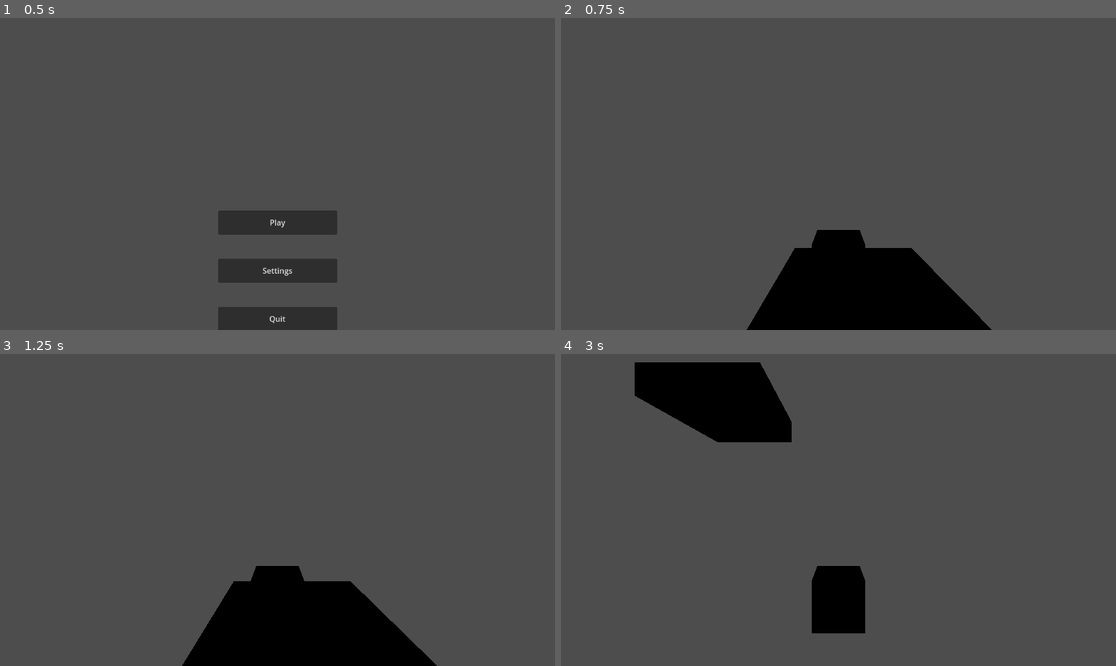
Above: before the commit, frames 1-4 (two rows, left to right).
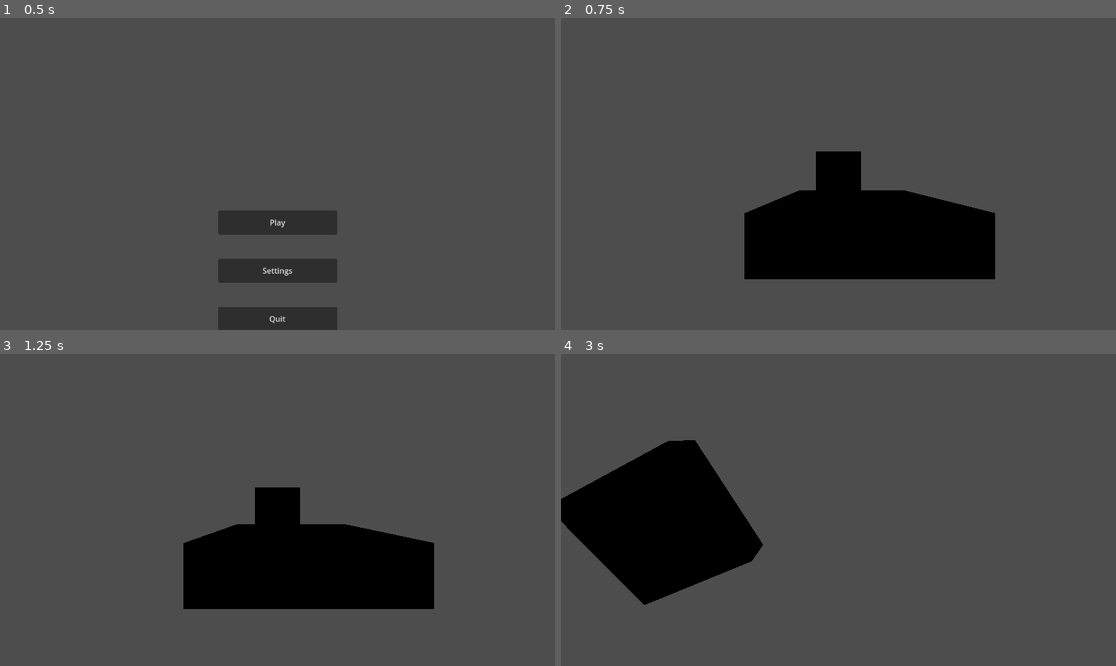
Above: after the commit, the same moments.

Repository: AlexTheAccount/Get-The-Biscuit
Game: Godot game, scene res://Tscn/Main Menu.tscn
Same seed, same stepped clock (60 frames per second), same inputs: the game is played once before the commit and once after it.
Inputs (mouse positions are in pixels of both pictures, inside the frame that each line leads up to):
- Up to frame 1 (0.5 s): no input
- Up to frame 2 (0.75 s): click "Play" at 0.5 s
- Up to frame 3 (1.25 s): no input
- Up to frame 4 (3 s): tap Enter (ui_accept) at 1.25, 1.52, 2.27 s; move the mouse to (960, 494) at 1.27 s; hold Right (ui_right) 1.28-2.03 s; move the mouse to (727, 525) at 2.02 s; hold Down (ui_down) 2.03-2.78 s; move the mouse to (894, 441) at 2.77 s; hold Right (ui_right) from 2.78 s (still down)

Frame 1 is identical in both runs. In frame 2, 16% of the frame differs, in the area x 33-79%, y 42-100%; in frame 3, 17%; in frame 4, 19%, in the area x 0-55%, y 2-90%.

Commit message:
added third person camera rotation using mouse

Diff:
--- a/get-the-biscuit/Tscn/Main Menu.tscn
+++ b/get-the-biscuit/Tscn/Main Menu.tscn
@@ -9,6 +9,7 @@
 anchor_bottom = 1.0
 grow_horizontal = 2
 grow_vertical = 2
+mouse_filter = 2
 script = ExtResource("1_brtuo")
 
 [node name="Play" type="Button" parent="."]
--- a/get-the-biscuit/Tscn/Player.tscn
+++ b/get-the-biscuit/Tscn/Player.tscn
@@ -6,16 +6,18 @@
 
 [sub_resource type="BoxShape3D" id="BoxShape3D_8jke6"]
 
-[node name="Player" type="Node3D"]
-
-[node name="CharacterBody3D" type="CharacterBody3D" parent="."]
+[node name="PlayerBody3D" type="CharacterBody3D"]
 script = ExtResource("1_8jke6")
 
-[node name="MeshInstance3D" type="MeshInstance3D" parent="CharacterBody3D"]
+[node name="MeshInstance3D" type="MeshInstance3D" parent="."]
 mesh = SubResource("BoxMesh_dom61")
 
-[node name="CollisionShape3D" type="CollisionShape3D" parent="CharacterBody3D"]
+[node name="CollisionShape3D" type="CollisionShape3D" parent="."]
 shape = SubResource("BoxShape3D_8jke6")
 
-[node name="Camera3D" type="Camera3D" parent="CharacterBody3D"]
-transform = Transform3D(1, 0, 0, 0, 1, 0, 0, 0, 1, 0, 1.81991, 4.3172)
+[node name="CamPivot" type="Node3D" parent="."]
+
+[node name="SpringCamArm3D" type="SpringArm3D" parent="CamPivot"]
+spring_length = 5.0
+
+[node name="Camera3D" type="Camera3D" parent="CamPivot/SpringCamArm3D"]
--- a/get-the-biscuit/Tscn/PlayerBody.gd
+++ b/get-the-biscuit/Tscn/PlayerBody.gd
@@ -4,6 +4,8 @@
 const SPEED = 5.0
 const JUMP_VELOCITY = 4.5
 
+func _ready():
+	Input.set_mouse_mode(Input.MOUSE_MODE_CAPTURED)
 
 func _physics_process(delta: float) -> void:
 	# Add the gravity.
@@ -26,3 +28,26 @@
 		velocity.z = move_toward(velocity.z, 0, SPEED)
 
 	move_and_slide()
+
+# camera movement/pivot logic
+@onready var camera := $CamPivot/SpringCamArm3D/Camera3D as Camera3D
+@onready var cameraPivot := $CamPivot as Node3D
+
+@export_range(0.0, 1.0) var mouseSensitivity = 0.01
+@export var cameraDistance = 4.0
+@export var verticalLimit = Vector2(-30, 70)  # min and max vertical angle in degrees
+
+var rotationY = 0.0  # vertical rotation
+var rotationX = 0.0  # horizontal rotation
+func _unhandled_input(event):
+	if event is InputEventMouseMotion:
+		# Update rotation based on mouse movement
+		rotationY -= event.relative.x * mouseSensitivity
+		rotationX -= event.relative.y * mouseSensitivity
+
+		# Clamp vertical rotation to avoid flipping upside down
+		rotationX = clamp(rotationX, deg_to_rad(verticalLimit.x), deg_to_rad(verticalLimit.y))
+
+		# Apply the rotations
+		cameraPivot.rotation.y = rotationY
+		camera.rotation.x = rotationX
